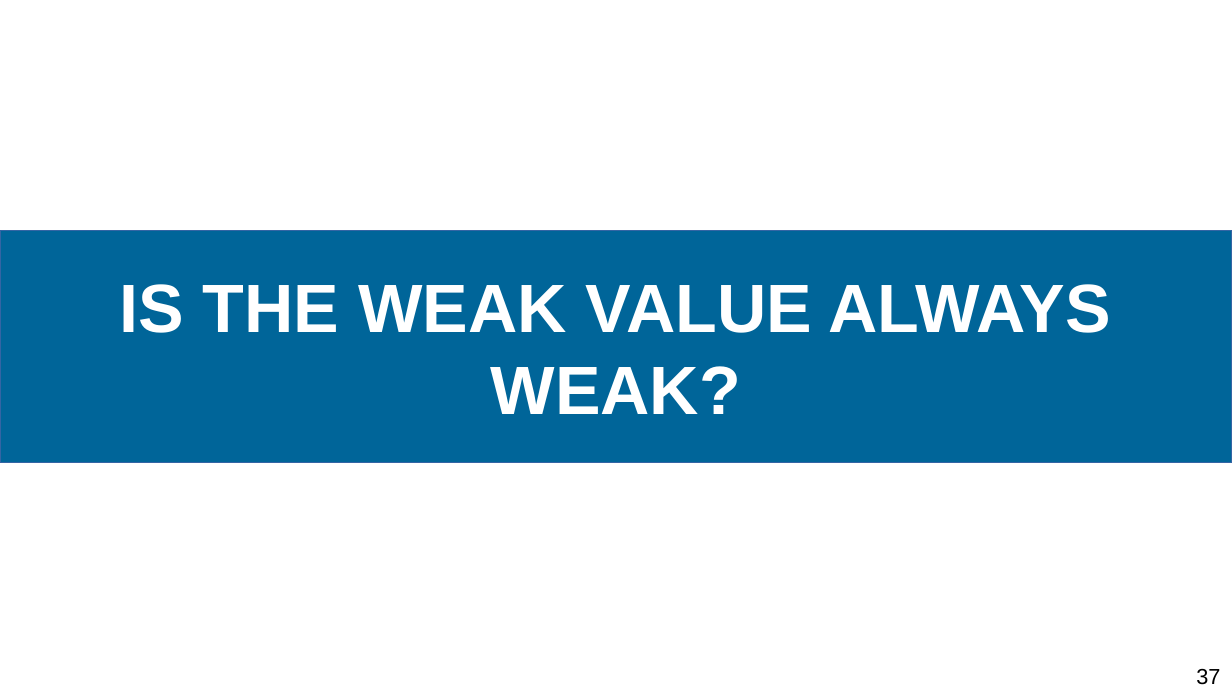
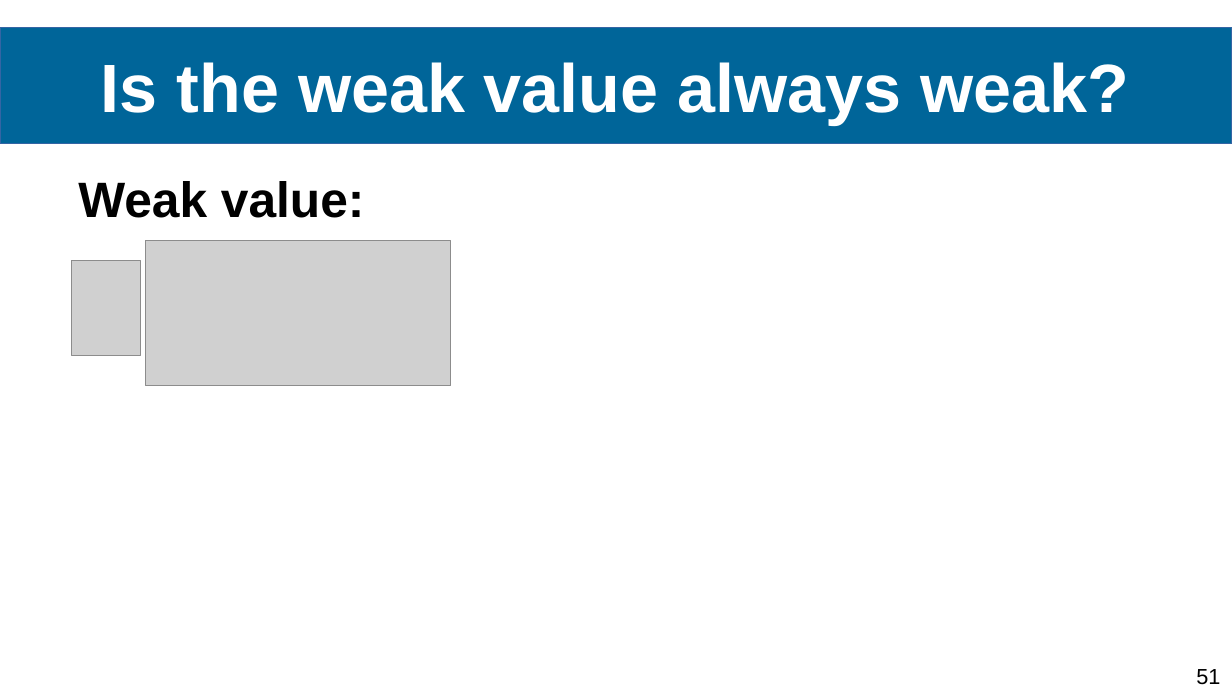
Before and after one commit to Ismaele-vincent/PhD, a slide deck: slide 51 of 2024/Conference abstract/Conference FOMO/Presentation FOMO 2024.odp (slide 37 before the commit). Drawn at 1232x693 pixels with LibreOffice and Linux fonts; fonts in the diff are those of the drawing; grey boxes stand for pictures; background and template pictures are left out. Boxes give left, top, right and bottom in pixels: in the first picture for what was removed or moved away, otherwise in the second. Text is boxed around its words. In the diff, an @@ line names an element or a change of style, - is before the commit and + after.

```diff
--- a/2024/Conference abstract/Conference FOMO/Presentation FOMO 2024.odp
+++ b/2024/Conference abstract/Conference FOMO/Presentation FOMO 2024.odp
@@ title "Is the weak value always ...": place and size @@
-title "Is the weak value always ..." at (0, 230, 1232, 463)
+title "Is the weak value always ..." at (0, 28, 1232, 144)
@@ title at (101, 62, 1129, 125): text changed @@
-IS THE WEAK VALUE ALWAYS WEAK?
+Is the weak value always weak?
@@ text added at (78, 181, 365, 218), 32 pt, text #000000, bold @@
+Weak value:
@@ picture added at (72, 260, 140, 356) @@
@@ picture added at (145, 240, 451, 386) @@
@@ page number at (1196, 669, 1220, 685): text changed @@
-37
+51
```
Also in this commit, not shown: 10 other slides changed, 14 slides added, 6 other files.
